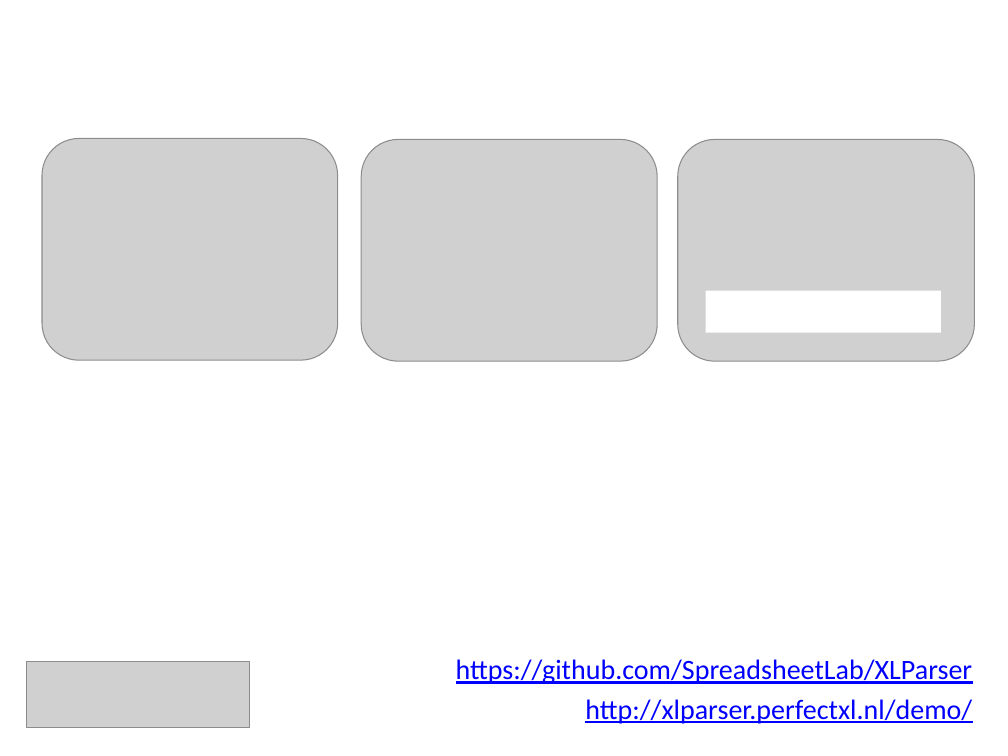
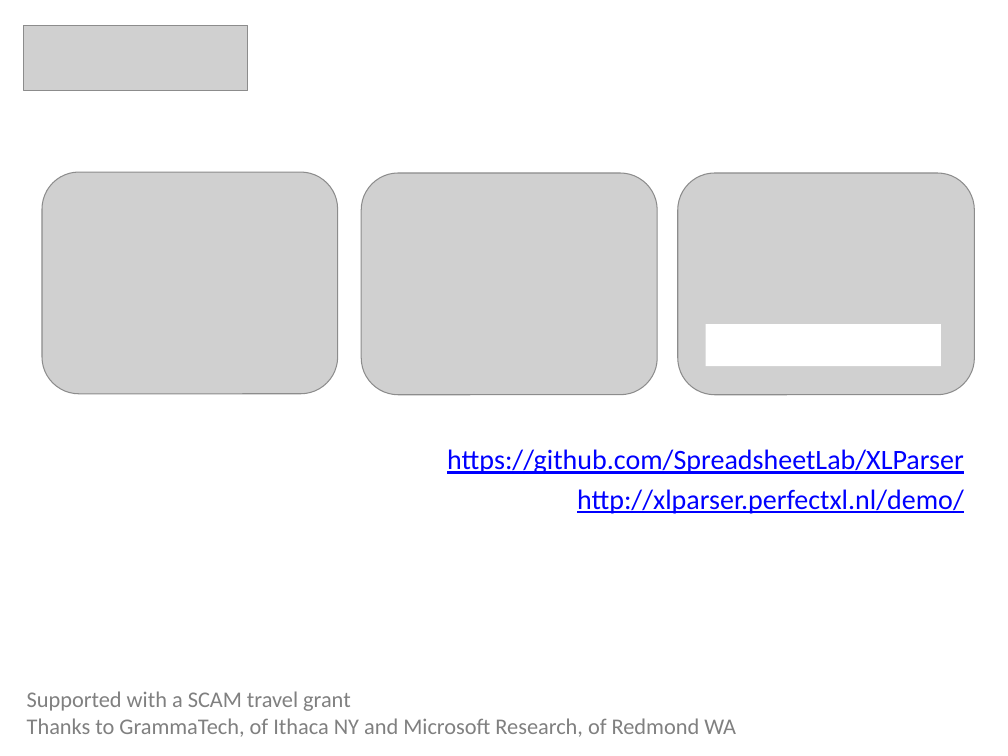
Before and after one commit to spreadsheetlab/XLGrammarPaper, a slide deck: slide 27 of presentation/XLParser.pptx (slide 24 before the commit). Drawn at 1008x756 pixels with LibreOffice and Linux fonts; fonts in the diff are those of the drawing; grey boxes stand for pictures. Boxes give left, top, right and bottom in pixels: in the first picture for what was removed or moved away, otherwise in the second. Text is boxed around its words. In the diff, an @@ line names an element or a change of style, - is before the commit and + after.

```diff
--- a/presentation/XLParser.pptx
+++ b/presentation/XLParser.pptx
@@ picture: place and size @@
-picture at bbox=[26, 661, 250, 727]
+picture at bbox=[24, 25, 248, 91]
@@ 3 pictures, 1 rectangle: place and size @@
-3 pictures, 1 rectangle at bbox=[42, 138, 974, 361]
+3 pictures, 1 rectangle at bbox=[42, 172, 974, 395]
@@ text "https://github.com/SpreadsheetLab/XLParser": place and size @@
-text "https://github.com/SpreadsheetLab/XLParser" at bbox=[456, 659, 973, 724]
+text "https://github.com/SpreadsheetLab/XLParser" at bbox=[447, 449, 964, 514]
@@ text added at bbox=[27, 691, 736, 737], 16 pt, text #808080 @@
+Supported with a SCAM travel grant
+Thanks to GrammaTech, of Ithaca NY and Microsoft Research, of Redmond WA
```
Also in this commit, not shown: 6 other slides changed, 4 slides added, 1 slide removed.
